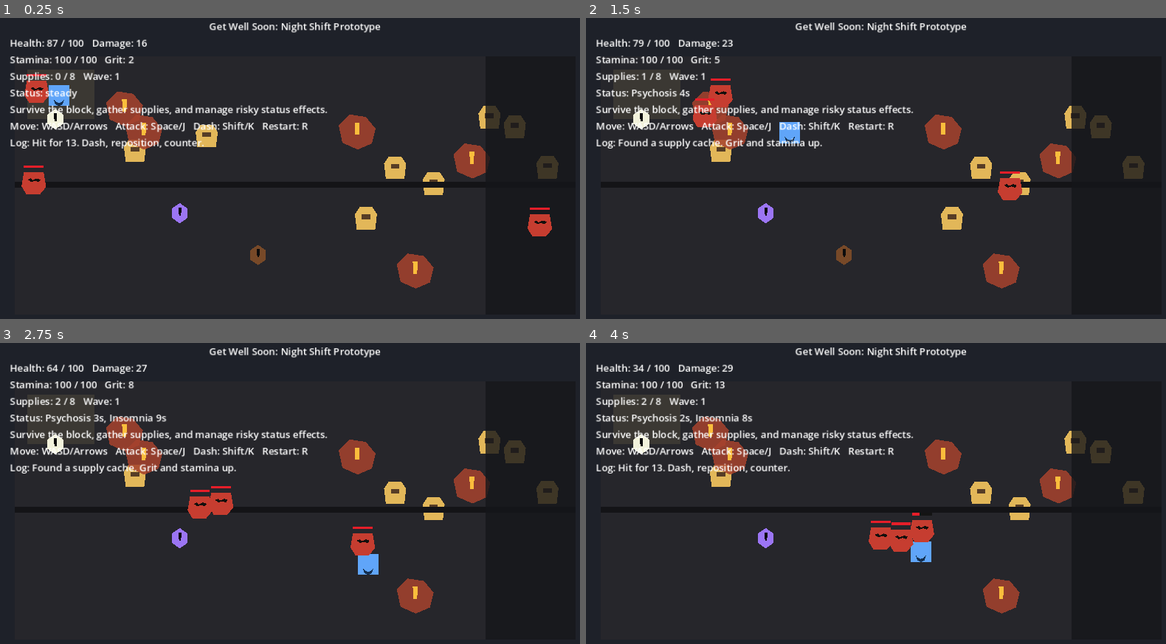
Above: before the commit, frames 1-4 (two rows, left to right).
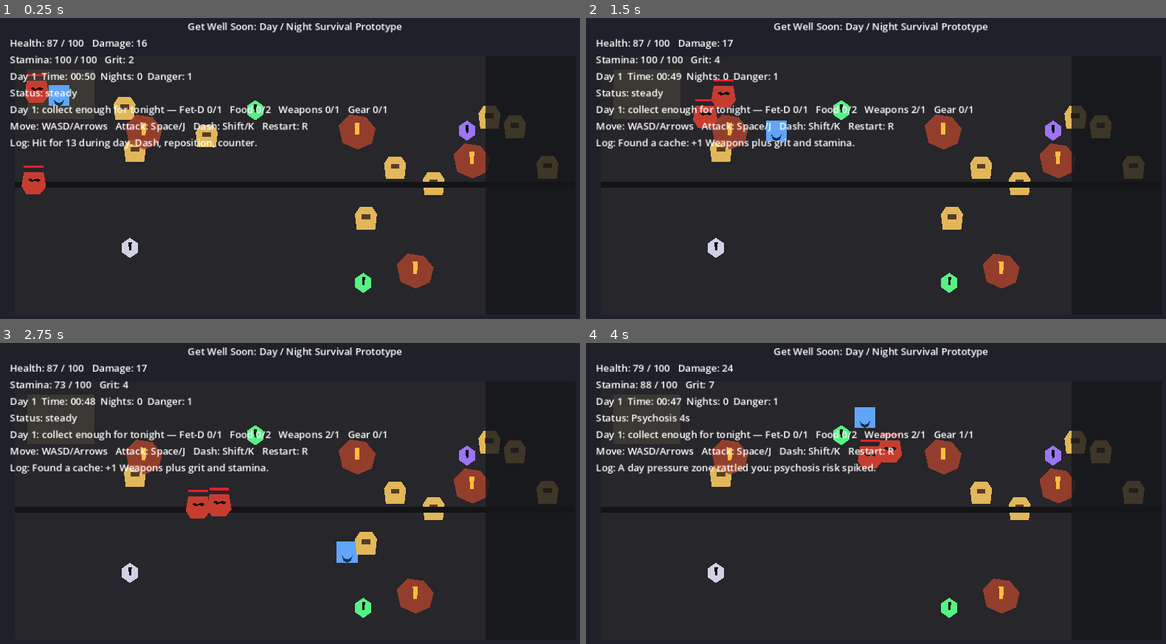
Above: after the commit, the same moments.

Repository: derekables/Get-Well-Soon
Game: Godot game, scene res://scenes/main.tscn
Two runs of this game, one before a commit and one after it. Both use one fixed random seed, a clock stepped at 60 frames per second and the inputs below.
Inputs:
- Up to frame 1 (0.25 s): no input
- Up to frame 2 (1.5 s): hold D (move_right) 0.53-1.28 s; tap Space (attack) at 0.6, 1.35 s; hold S (move_down) from 1.28 s (still down)
- Up to frame 3 (2.75 s): release S (move_down) at 2.03 s; hold D (move_right) from 2.03 s (still down); tap Shift (dash) at 2.1 s; tap Space (attack) at 2.3 s
- Up to frame 4 (4 s): release D (move_right) at 2.78 s; hold W (move_up) 2.78-3.53 s; tap Space (attack) at 2.85, 3.6 s; hold A (move_left) from 3.53 s (still down)

The runs differ from the first frame. In frame 1, 4.2% of the frame differs, in the area x 1-96%, y 1-92%; in frame 2, 4.6%; in frame 3, 5.3%; in frame 4, 6.2%, in the area x 1-82%, y 1-92%.

Commit message:
Add escalating day-night survival loop

Diff:
--- a/scenes/main.tscn
+++ b/scenes/main.tscn
@@ -66,7 +66,7 @@
 
 [node name="TitleLabel" type="Label" parent="UI/MarginContainer/VBoxContainer"]
 layout_mode = 2
-text = "Get Well Soon: Night Shift Prototype"
+text = "Get Well Soon: Day / Night Survival Prototype"
 horizontal_alignment = 1
 
 [node name="HealthLabel" type="Label" parent="UI/MarginContainer/VBoxContainer"]
@@ -79,7 +79,7 @@
 
 [node name="ScoreLabel" type="Label" parent="UI/MarginContainer/VBoxContainer"]
 layout_mode = 2
-text = "Supplies: 0 / 8   Wave: 1"
+text = "Day 1  Time: 00:50  Nights: 0  Danger: 1"
 
 [node name="StatusLabel" type="Label" parent="UI/MarginContainer/VBoxContainer"]
 layout_mode = 2
@@ -87,7 +87,7 @@
 
 [node name="MessageLabel" type="Label" parent="UI/MarginContainer/VBoxContainer"]
 layout_mode = 2
-text = "Survive the block, gather supplies, and manage risky status effects."
+text = "Day 1: collect Fet-D, food, weapons, and gear before night falls."
 
 [node name="RestartLabel" type="Label" parent="UI/MarginContainer/VBoxContainer"]
 layout_mode = 2
--- a/scripts/game.gd
+++ b/scripts/game.gd
@@ -1,14 +1,49 @@
 extends Node2D
 
-const TOTAL_SUPPLIES := 8
 const STARTING_SUPPLY_CACHES := 8
-const STARTING_PRESSURE_ZONES := 5
+const STARTING_PRESSURE_ZONES := 4
+const DAY_DURATION := 50.0
+const NIGHT_DURATION := 65.0
 const ENEMY_SCENE := preload("res://scenes/enemy.tscn")
 const ITEM_SCENE := preload("res://scenes/item_pickup.tscn")
 const SUPPLY_CACHE_SCENE := preload("res://scenes/supply_cache.tscn")
 const PRESSURE_ZONE_SCENE := preload("res://scenes/pressure_zone.tscn")
 const PLAY_RECT := Rect2(24, 72, 912, 420)
+const RESOURCE_TITLES := {
+	"fet_d": "Fet-D",
+	"food": "Food",
+	"weapons": "Weapons",
+	"gear": "Gear",
+}
 const ITEM_TABLE := [
+	{
+		"kind": "fet_d",
+		"title": "Fet-D",
+		"description": "Keeps withdrawal away long enough to stay well.",
+		"resource": "fet_d",
+		"amount": 1,
+	},
+	{
+		"kind": "food",
+		"title": "Convenience Store Food",
+		"description": "Calories for the next cold stretch.",
+		"resource": "food",
+		"amount": 1,
+	},
+	{
+		"kind": "weapon",
+		"title": "Pipe Wrench",
+		"description": "A real weapon for the night push.",
+		"resource": "weapons",
+		"amount": 1,
+	},
+	{
+		"kind": "gear",
+		"title": "Layered Hoodie",
+		"description": "Equipment that helps you last outside.",
+		"resource": "gear",
+		"amount": 1,
+	},
 	{
 		"kind": "bandage",
 		"title": "Bandage",
@@ -32,7 +67,7 @@
 	{
 		"kind": "scrap",
 		"title": "Useful Scrap",
-		"description": "Counts as supplies and restores a little stamina.",
+		"description": "Flexible supplies that help cover any missing need.",
 	},
 ]
 
@@ -50,11 +85,22 @@
 @onready var items: Node2D = $Items
 
 var supplies := 0
+var day := 1
+var survived_nights := 0
+var phase := "day"
+var phase_time_remaining := DAY_DURATION
 var wave := 1
 var start_position := Vector2.ZERO
 var game_over := false
+var survival_items := {
+	"fet_d": 0,
+	"food": 0,
+	"weapons": 0,
+	"gear": 0,
+}
 var _rng := RandomNumberGenerator.new()
 var _combat_log := ""
+var _last_resource_awarded := ""
 
 func _ready() -> void:
 	_rng.randomize()
@@ -63,16 +109,19 @@
 	player.status_changed.connect(_on_player_status_changed)
 	player.attack_landed.connect(_on_attack_landed)
 	player.knocked_out.connect(_on_player_knocked_out)
-	_spawn_supply_caches(STARTING_SUPPLY_CACHES)
-	_spawn_pressure_zones(STARTING_PRESSURE_ZONES)
-	_spawn_wave(wave)
-	_spawn_loose_items(3)
-	_set_log("Night shift online. Gather real supplies, avoid pressure zones, and fight only when you must.")
-	_update_ui()
-
-func _process(_delta: float) -> void:
+	_start_phase("day")
+	_set_log("Day 1 started. Scavenge Fet-D, food, weapons, and gear before night falls.")
+	_update_ui()
+
+func _process(delta: float) -> void:
 	if Input.is_action_just_pressed("restart"):
 		get_tree().reload_current_scene()
+	if game_over:
+		return
+	phase_time_remaining -= delta
+	if phase_time_remaining <= 0.0:
+		_complete_phase()
+	_update_ui()
 
 func _on_supply_collected(cache: Area2D) -> void:
 	if game_over:
@@ -80,23 +129,28 @@
 	supplies += 1
 	player.add_supply(1)
 	cache.queue_free()
-	_set_log("Found a supply cache. Grit and stamina up.")
-	if supplies >= TOTAL_SUPPLIES:
-		_set_log("Supply run complete. You can keep fighting waves or press R to restart.")
+	var resource := _award_random_survival_item()
+	_set_log("Found a cache: +1 %s plus grit and stamina." % RESOURCE_TITLES.get(resource, resource.capitalize()))
 	_update_ui()
 
 func _on_pressure_zone_triggered() -> void:
 	if game_over:
 		return
-	player.take_damage(8)
-	player.apply_status("psychosis", 5.0, 1.0)
-	_set_log("A pressure zone rattled you: psychosis risk spiked.")
+	var damage := 7 + day
+	if phase == "night":
+		damage += 3
+	player.take_damage(damage)
+	player.apply_status("psychosis", 4.0 + float(day), 1.0)
+	_set_log("A %s pressure zone rattled you: psychosis risk spiked." % phase)
 
 func _on_item_picked_up(item: Area2D, item_data: Dictionary) -> void:
 	if game_over:
 		return
 	player.apply_item(item_data)
-	if item_data.get("kind", "") == "scrap":
+	var resource := item_data.get("resource", "")
+	if resource != "":
+		_add_survival_item(resource, item_data.get("amount", 1))
+	elif item_data.get("kind", "") == "scrap":
 		supplies += 1
 	_set_log("Picked up %s — %s" % [item_data.get("title", "Item"), item_data.get("description", "")])
 	_update_ui()
@@ -106,44 +160,85 @@
 		return
 	_set_log("Dropped %s. +%d grit." % [enemy.name, reward])
 	player.set("grit", player.get("grit") + reward)
-	if _rng.randf() < 0.55:
+	if _rng.randf() < _drop_chance():
 		_spawn_item(enemy.global_position)
-	if enemies.get_child_count() <= 1:
+	if phase == "night" and enemies.get_child_count() <= 1:
 		wave += 1
 		_spawn_wave(wave)
 	_update_ui()
 
 func _on_enemy_struck_player(damage: int) -> void:
-	_set_log("Hit for %d. Dash, reposition, counter." % damage)
+	_set_log("Hit for %d during %s. Dash, reposition, counter." % [damage, phase])
 
 func _on_attack_landed(target: Node, damage: int) -> void:
 	_set_log("Landed a fast hit on %s for %d." % [target.name, damage])
 
 func _on_player_knocked_out() -> void:
 	game_over = true
-	message_label.text = "You got overwhelmed. Press R to try this block again."
+	message_label.text = "You got overwhelmed on %s %d. Press R to try this block again." % [phase.capitalize(), day]
 	restart_label.text = "Restart: R"
 	_set_log("Knocked out — tune the build, learn the rhythm, run it back.")
 
 func _on_player_stats_changed(stats: Dictionary) -> void:
 	health_label.text = "Health: %d / %d   Damage: %d" % [stats["health"], stats["max_health"], stats["damage"]]
 	stamina_label.text = "Stamina: %d / %d   Grit: %d" % [stats["stamina"], stats["max_stamina"], stats["grit"]]
-	score_label.text = "Supplies: %d / %d   Wave: %d" % [supplies, TOTAL_SUPPLIES, wave]
+	_update_score_label()
 
 func _on_player_status_changed(status_text: String) -> void:
 	status_label.text = status_text
 
+func _complete_phase() -> void:
+	if phase == "day":
+		if _has_required_supplies():
+			_consume_required_supplies()
+			_start_phase("night")
+			_set_log("Night %d began. You had enough supplies; now survive until dawn." % day)
+		else:
+			_fail_for_missing_supplies()
+	else:
+		survived_nights += 1
+		day += 1
+		_start_phase("day")
+		_set_log("Dawn broke. You survived %d night(s); requirements and danger increased." % survived_nights)
+
+func _start_phase(new_phase: String) -> void:
+	phase = new_phase
+	phase_time_remaining = DAY_DURATION if phase == "day" else NIGHT_DURATION
+	wave = day if phase == "day" else day + survived_nights + 1
+	_clear_container(supply_caches)
+	_clear_container(pressure_zones)
+	_clear_container(enemies)
+	_clear_container(items)
+	player.position = start_position
+	player.velocity = Vector2.ZERO
+	if phase == "day":
+		player.recover_between_phases(18 + day * 2, 55.0)
+		_spawn_supply_caches(STARTING_SUPPLY_CACHES + day)
+		_spawn_pressure_zones(STARTING_PRESSURE_ZONES + max(0, day - 1))
+		_spawn_wave(max(1, day - 1))
+		_spawn_loose_items(3 + min(day, 4))
+	else:
+		player.recover_between_phases(8, 25.0)
+		_spawn_pressure_zones(STARTING_PRESSURE_ZONES + day + 2)
+		_spawn_wave(wave)
+		_spawn_loose_items(1 + min(day, 3))
+	_update_ui()
+
 func _spawn_wave(level: int) -> void:
-	var count := min(2 + level, 7)
+	var count := 0
+	if phase == "day":
+		count = min(1 + day, 5)
+	else:
+		count = min(3 + day + survived_nights, 9)
 	for i in range(count):
 		var enemy := ENEMY_SCENE.instantiate()
-		enemy.name = "StreetThreat%d_%d" % [level, i + 1]
+		enemy.name = "%sThreat%d_%d" % [phase.capitalize(), level, i + 1]
 		enemy.global_position = _random_edge_position()
 		enemies.add_child(enemy)
 		enemy.setup(player, level)
 		enemy.defeated.connect(_on_enemy_defeated)
 		enemy.struck_player.connect(_on_enemy_struck_player)
-	_set_log("Wave %d rolled in: %d threats on the block." % [level, count])
+	_set_log("%s %d danger level %d: %d threats on the block." % [phase.capitalize(), day, level, count])
 
 func _spawn_supply_caches(count: int) -> void:
 	for i in range(count):
@@ -156,7 +251,7 @@
 func _spawn_pressure_zones(count: int) -> void:
 	for i in range(count):
 		var zone := PRESSURE_ZONE_SCENE.instantiate()
-		zone.name = "PressureZone%d" % (i + 1)
+		zone.name = "%sPressureZone%d" % [phase.capitalize(), i + 1]
 		zone.global_position = _random_play_position()
 		pressure_zones.add_child(zone)
 		zone.triggered.connect(_on_pressure_zone_triggered)
@@ -191,14 +286,123 @@
 		_:
 			return Vector2(_rng.randf_range(PLAY_RECT.position.x, PLAY_RECT.end.x), PLAY_RECT.end.y - 20.0)
 
+func _award_random_survival_item() -> String:
+	var keys := survival_items.keys()
+	var resource := str(keys[_rng.randi_range(0, keys.size() - 1)])
+	_add_survival_item(resource, 1)
+	return resource
+
+func _add_survival_item(resource: String, amount: int) -> void:
+	if not survival_items.has(resource):
+		return
+	survival_items[resource] += amount
+	_last_resource_awarded = resource
+
+func _resource_requirement() -> Dictionary:
+	return {
+		"fet_d": 1 + int(floor(float(day - 1) / 2.0)),
+		"food": 1 + day,
+		"weapons": 1 + int(floor(float(day) / 3.0)),
+		"gear": 1 + int(floor(float(day - 1) / 2.0)),
+	}
+
+func _has_required_supplies() -> bool:
+	var requirements := _resource_requirement()
+	var flexible_supplies := supplies
+	for resource in requirements.keys():
+		var required := int(requirements[resource])
+		var owned := int(survival_items.get(resource, 0))
+		var missing: int = max(0, required - owned)
+		flexible_supplies -= missing
+		if flexible_supplies < 0:
+			return false
+	return true
+
+func _consume_required_supplies() -> void:
+	var requirements := _resource_requirement()
+	var flexible_supplies := supplies
+	for resource in requirements.keys():
+		var needed := int(requirements[resource])
+		var used_specific: int = min(int(survival_items.get(resource, 0)), needed)
+		survival_items[resource] -= used_specific
+		var missing := needed - used_specific
+		flexible_supplies -= missing
+	supplies = max(0, flexible_supplies)
+
+func _fail_for_missing_supplies() -> void:
+	game_over = true
+	var missing := _missing_supply_text()
+	message_label.text = "Night %d was not survivable. Missing: %s." % [day, missing]
+	restart_label.text = "Restart: R"
+	_set_log("You did not collect enough Fet-D, food, weapons, and gear before nightfall.")
+	_update_ui()
+
+func _missing_supply_text() -> String:
+	var requirements := _resource_requirement()
+	var missing_parts: Array[String] = []
+	var flexible_supplies := supplies
+	for resource in requirements.keys():
+		var required := int(requirements[resource])
+		var owned := int(survival_items.get(resource, 0))
+		var missing: int = max(0, required - owned)
+		if missing > 0:
+			var covered_by_supplies: int = min(flexible_supplies, missing)
+			flexible_supplies -= covered_by_supplies
+			missing -= covered_by_supplies
+		if missing > 0:
+			missing_parts.append("%s x%d" % [RESOURCE_TITLES.get(resource, resource.capitalize()), missing])
+	if missing_parts.is_empty():
+		return "nothing"
+	return ", ".join(missing_parts)
+
+func _drop_chance() -> float:
+	if phase == "night":
+		return 0.38
+	return 0.58
+
+func _clear_container(container: Node) -> void:
+	for child in container.get_children():
+		child.queue_free()
+
+func _format_timer() -> String:
+	var seconds := int(ceil(max(0.0, phase_time_remaining)))
+	return "%02d:%02d" % [int(seconds / 60), seconds % 60]
+
+func _requirements_text() -> String:
+	var requirements := _resource_requirement()
+	var parts: Array[String] = []
+	for resource in requirements.keys():
+		parts.append("%s %d/%d" % [RESOURCE_TITLES.get(resource, resource.capitalize()), survival_items.get(resource, 0), requirements[resource]])
+	return "   ".join(parts)
+
+func _inventory_text() -> String:
+	return "Fet-D:%d Food:%d Weapons:%d Gear:%d Supplies:%d" % [
+		survival_items["fet_d"],
+		survival_items["food"],
+		survival_items["weapons"],
+		survival_items["gear"],
+		supplies,
+	]
+
 func _set_log(text: String) -> void:
 	_combat_log = text
 	if combat_log_label != null:
 		combat_log_label.text = "Log: " + _combat_log
 
+func _update_score_label() -> void:
+	if score_label == null:
+		return
+	score_label.text = "%s %d  Time: %s  Nights: %d  Danger: %d" % [phase.capitalize(), day, _format_timer(), survived_nights, wave]
+
 func _update_ui() -> void:
-	message_label.text = "Survive the block, gather supplies, and manage risky status effects."
+	if game_over:
+		_update_score_label()
+		return
+	if phase == "day":
+		message_label.text = "Day %d: collect enough for tonight — %s" % [day, _requirements_text()]
+	else:
+		message_label.text = "Night %d: survive until dawn. Inventory left: %s" % [day, _inventory_text()]
 	restart_label.text = "Move: WASD/Arrows   Attack: Space/J   Dash: Shift/K   Restart: R"
-	score_label.text = "Supplies: %d / %d   Wave: %d" % [supplies, TOTAL_SUPPLIES, wave]
+	_update_score_label()
 	if combat_log_label != null:
 		combat_log_label.text = "Log: " + _combat_log
--- a/scripts/item_pickup.gd
+++ b/scripts/item_pickup.gd
@@ -9,6 +9,10 @@
 @onready var shape: Polygon2D = $Shape
 
 const ITEM_COLORS := {
+	"fet_d": Color(0.34, 0.95, 0.52, 1.0),
+	"food": Color(0.95, 0.68, 0.22, 1.0),
+	"weapon": Color(0.82, 0.82, 0.9, 1.0),
+	"gear": Color(0.28, 0.58, 0.92, 1.0),
 	"bandage": Color(0.95, 0.95, 0.86, 1.0),
 	"coffee": Color(0.47, 0.29, 0.16, 1.0),
 	"street_meds": Color(0.61, 0.46, 0.96, 1.0),
--- a/scripts/player.gd
+++ b/scripts/player.gd
@@ -72,8 +72,26 @@
 	grit += 1
 	_emit_all_stats()
 
+func recover_between_phases(health_amount: int, stamina_amount: float) -> void:
+	heal(health_amount)
+	stamina = min(max_stamina, stamina + stamina_amount)
+	_emit_all_stats()
+
 func apply_item(item_data: Dictionary) -> void:
 	match item_data.get("kind", "scrap"):
+		"fet_d":
+			heal(12)
+			clear_status("withdrawal")
+			apply_status("well", 18.0, 1.0)
+		"food":
+			heal(8)
+			stamina = min(max_stamina, stamina + 22.0)
+		"weapon":
+			apply_status("armed", 18.0, 1.0)
+			grit += 2
+		"gear":
+			stamina = min(max_stamina, stamina + 14.0)
+			grit += 1
 		"bandage":
 			heal(24)
 		"coffee":
@@ -95,6 +113,11 @@
 	}
 	_emit_status_text()
 
+func clear_status(status_name: String) -> void:
+	if _statuses.has(status_name):
+		_statuses.erase(status_name)
+		_emit_status_text()
+
 func take_damage(amount: int, source: Node2D = null) -> void:
 	if _invulnerable_timer > 0.0 or health <= 0:
 		return
@@ -122,7 +145,7 @@
 		damage += 10
 	if _statuses.has("insomnia"):
 		damage += 3
-	if _statuses.has("withdrawal"):
+	if _statuses.has("withdrawal") and not _statuses.has("well"):
 		damage = int(floor(damage * 0.82))
 	if _statuses.has("psychosis"):
 		damage += 6
@@ -210,7 +233,7 @@
 	_status_tick_timer -= delta
 	if _status_tick_timer <= 0.0:
 		_status_tick_timer = 1.0
-		if _statuses.has("withdrawal"):
+		if _statuses.has("withdrawal") and not _statuses.has("well"):
 			take_damage(1)
 		if _statuses.has("psychosis"):
 			stamina = max(0.0, stamina - 2.0)
@@ -219,7 +242,7 @@
 
 func _regenerate_stamina(delta: float) -> void:
 	var regen := 18.0
-	if _statuses.has("withdrawal"):
+	if _statuses.has("withdrawal") and not _statuses.has("well"):
 		regen *= 0.45
 	if _statuses.has("insomnia"):
 		regen *= 1.45
@@ -227,7 +250,7 @@
 
 func _speed_multiplier() -> float:
 	var multiplier := 1.0
-	if _statuses.has("withdrawal"):
+	if _statuses.has("withdrawal") and not _statuses.has("well"):
 		multiplier -= 0.18
 	if _statuses.has("insomnia"):
 		multiplier += 0.16
@@ -239,7 +262,7 @@
 	var multiplier := 1.0
 	if _statuses.has("insomnia"):
 		multiplier *= 0.78
-	if _statuses.has("withdrawal"):
+	if _statuses.has("withdrawal") and not _statuses.has("well"):
 		multiplier *= 1.22
 	return multiplier
 
Not shown, changed: README.md
